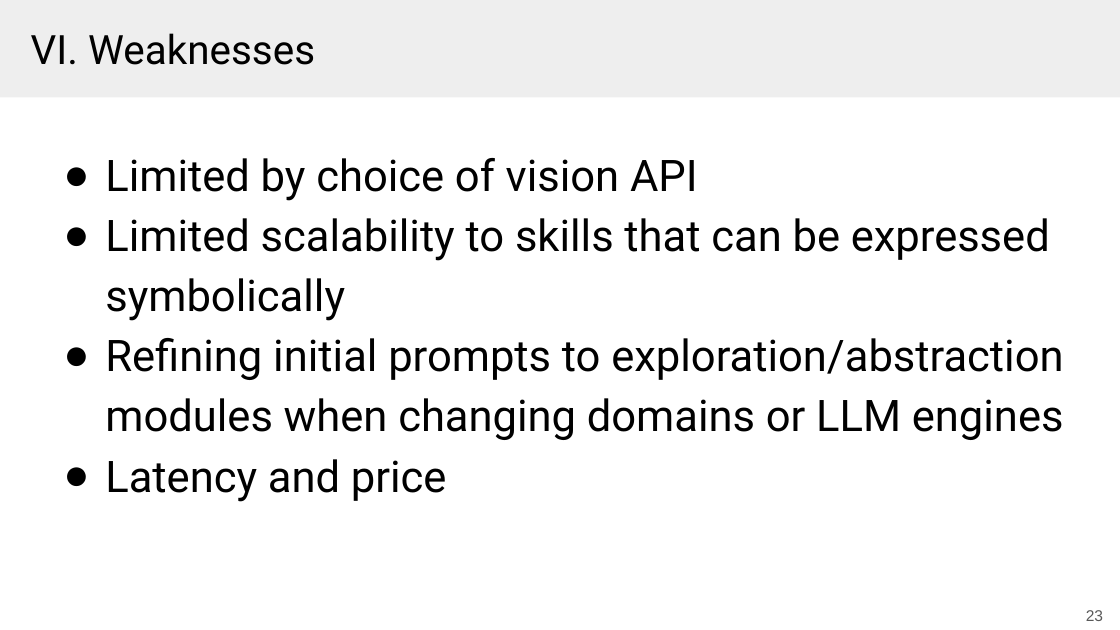
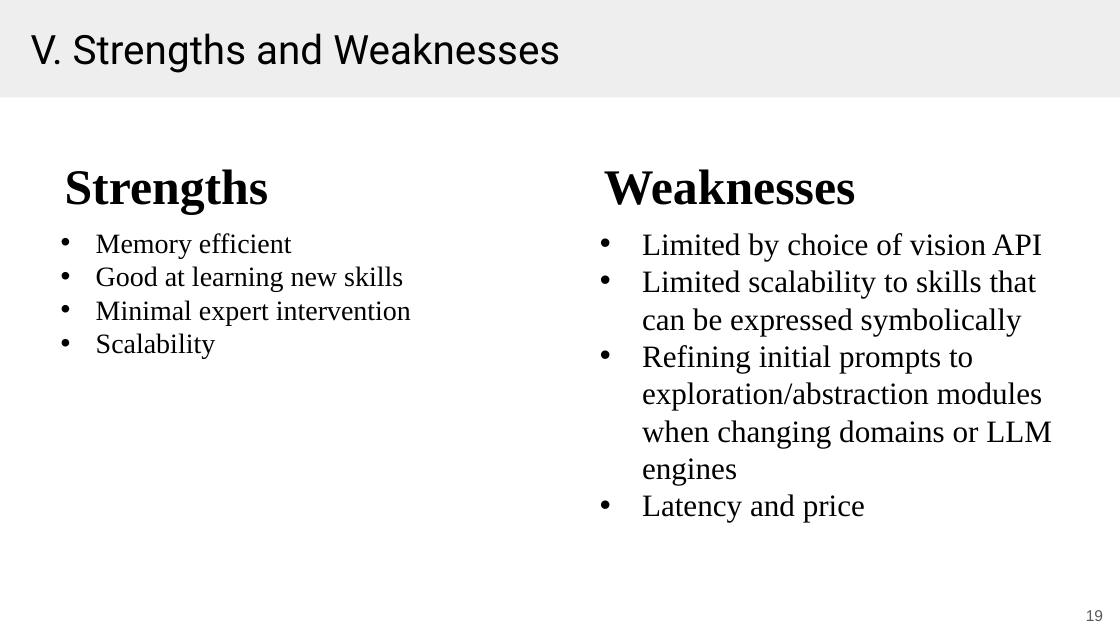
Before and after one commit to Tazering/UVA-CS, a slide deck: slide 19 of CS-6501_Kuo/paper presentation/lifelong_robot_presentation.pptx (slide 23 before the commit). Drawn at 1120x630 pixels with LibreOffice and Linux fonts; fonts in the diff are those of the drawing. Boxes give left, top, right and bottom in pixels: in the first picture for what was removed or moved away, otherwise in the second. Text is boxed around its words. In the diff, an @@ line names an element or a change of style, - is before the commit and + after.

```diff
--- a/CS-6501_Kuo/paper presentation/lifelong_robot_presentation.pptx
+++ b/CS-6501_Kuo/paper presentation/lifelong_robot_presentation.pptx
@@ title at box(31, 33, 560, 73): text changed @@
-VI. Weaknesses
+V. Strengths and Weaknesses
@@ text added at box(65, 169, 269, 215), 32 pt, text #000000, bold @@
+Strengths
@@ text added at box(604, 169, 856, 205), 32 pt, text #000000, bold @@
+Weaknesses
@@ text added at box(96, 233, 411, 359), 18 pt, text #000000 @@
+• Memory efficient
+• Good at learning new skills
+• Minimal expert intervention
+• Scalability
@@ text "Limited by choice of vision ...": place and size @@
-text "Limited by choice of vision ..." at box(105, 158, 1064, 502)
+text "Limited by choice of vision ..." at box(642, 233, 1052, 522)
@@ text "Limited by choice of vision ..." at box(642, 233, 1052, 522): size 28 to 20 pt, font Roboto to Times New Roman; bullet ● to •; line spacing 1.15 to 1 @@
@@ page number at box(1047, 604, 1114, 626): text changed @@
-23
+19
@@ page number at box(1086, 610, 1103, 621): text changed @@
-23
+19
```
Also in this commit, not shown: 11 other slides changed, 3 slides added, 6 slides removed, 2 other files.
